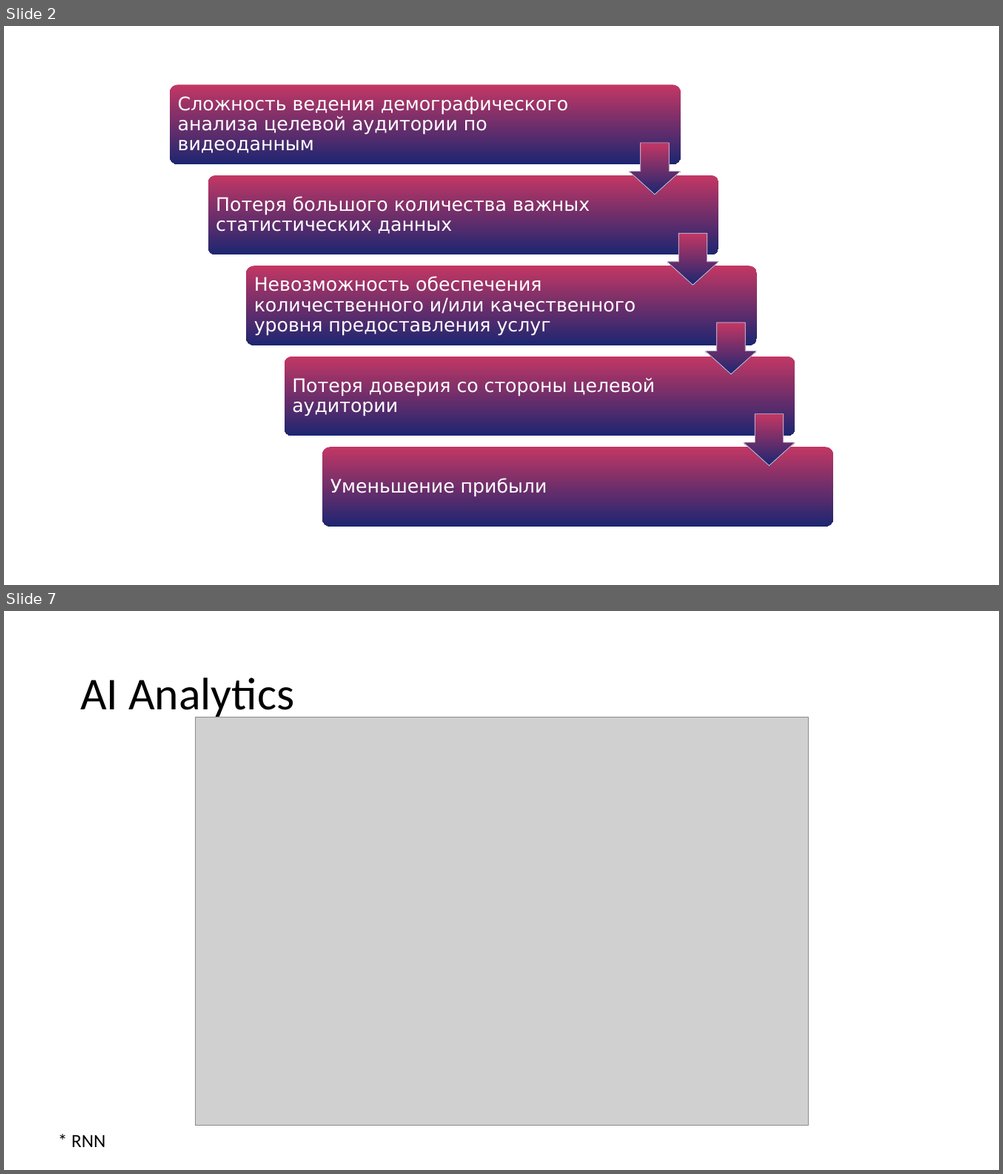
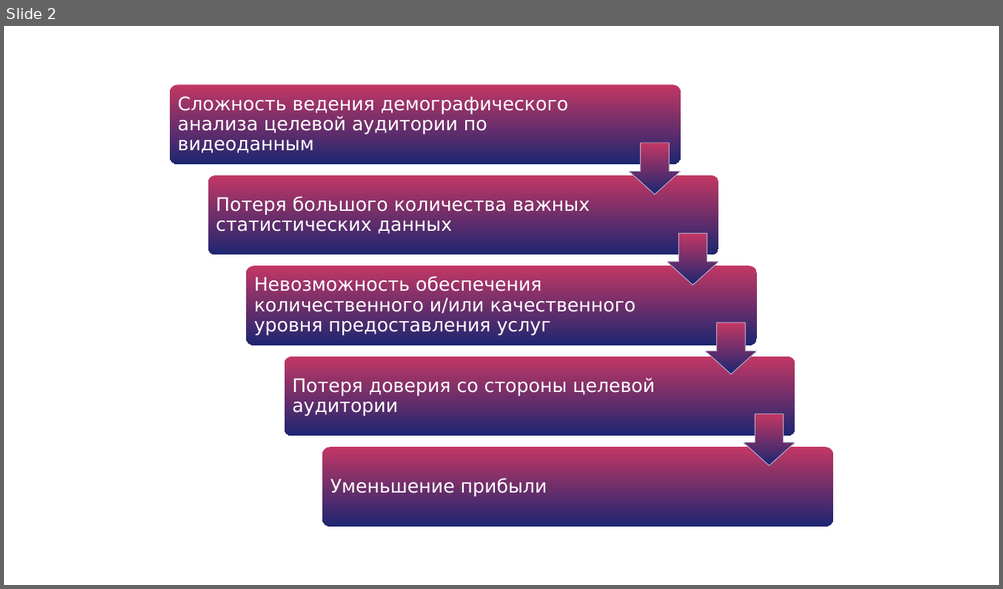
Before and after one commit to vadikko2/Hack_university, a slide deck: Hack_present - 3.pptx. Shown one above the other, each under a label of ours: slides 2 and 7 before the commit, slide 2 after it; the slides between them are not shown. The pictures are 1003x1174 and 1003x589 pixels, drawn with LibreOffice and Linux fonts; fonts in the diff are those of the drawing; grey boxes stand for pictures. Boxes give left, top, right and bottom in pixels: in the first picture for what was removed or moved away, otherwise in the second. Text is boxed around its words. In the diff, an @@ line names an element or a change of style, - is before the commit and + after.

```diff
--- a/Hack_present - 3.pptx
+++ b/Hack_present - 3.pptx
@@ slide 7 removed at <box>4,611,999,1170</box>, background #FFFFFF @@
@@ title removed at <box>80,678,294,721</box> @@
-AI Analytics
@@ picture removed at <box>196,717,809,1126</box> @@
@@ text removed at <box>71,1135,105,1147</box> @@
-* RNN
```
Also in this commit, not shown: 3 slides changed, 2 slides added, 1 other slide removed.
